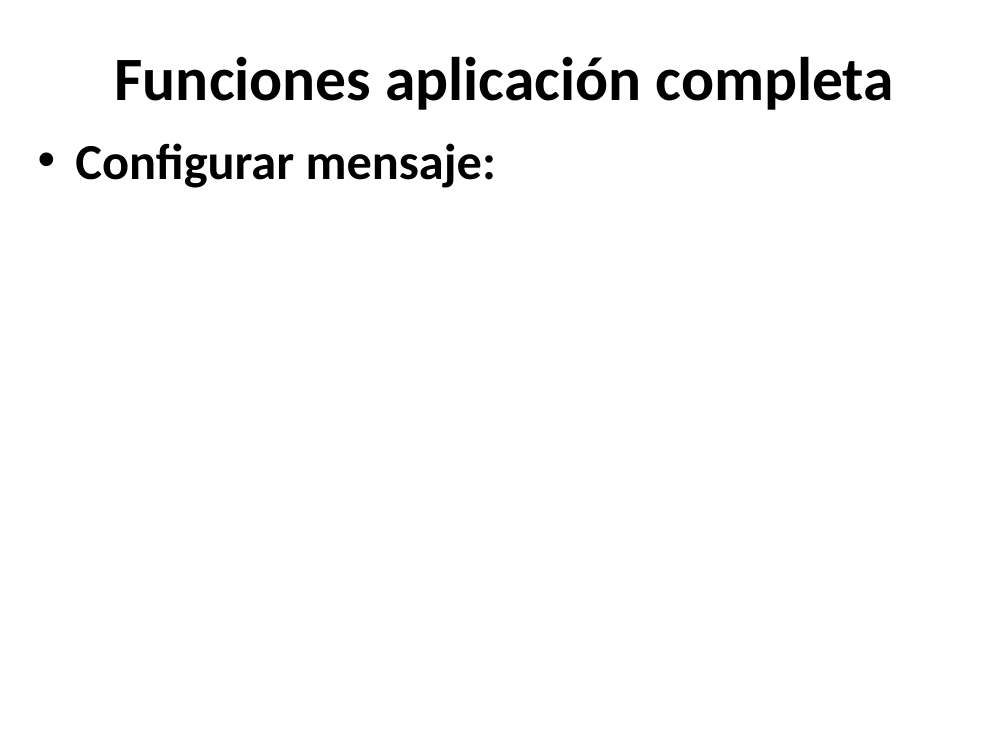
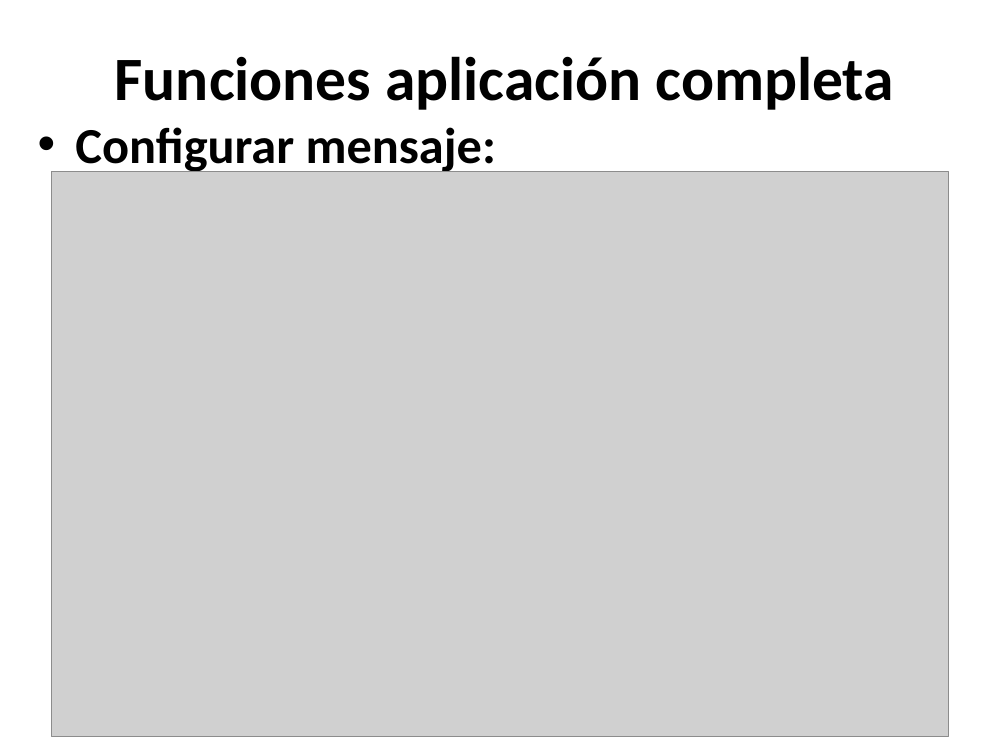
Before and after one commit to jmonetti/2012-1er-taller-de-desarrollo-de-proyectos-i, a slide deck: slide 30 of docs/Presentacion final/PresentacionFinal_V7.pptx. Drawn at 1008x756 pixels with LibreOffice and Linux fonts; fonts in the diff are those of the drawing; grey boxes stand for pictures; background and template pictures are left out. Boxes give left, top, right and bottom in pixels: in the first picture for what was removed or moved away, otherwise in the second. Text is boxed around its words. In the diff, an @@ line names an element or a change of style, - is before the commit and + after.

```diff
--- a/docs/Presentacion final/PresentacionFinal_V7.pptx
+++ b/docs/Presentacion final/PresentacionFinal_V7.pptx
@@ text "Configurar mensaje:" moved from (x1=75, y1=143, x2=496, y2=188) to (x1=75, y1=127, x2=496, y2=175) @@
@@ picture added at (x1=51, y1=171, x2=949, y2=736) @@
```
Also in this commit, not shown: 7 other slides changed, 3 other files.
